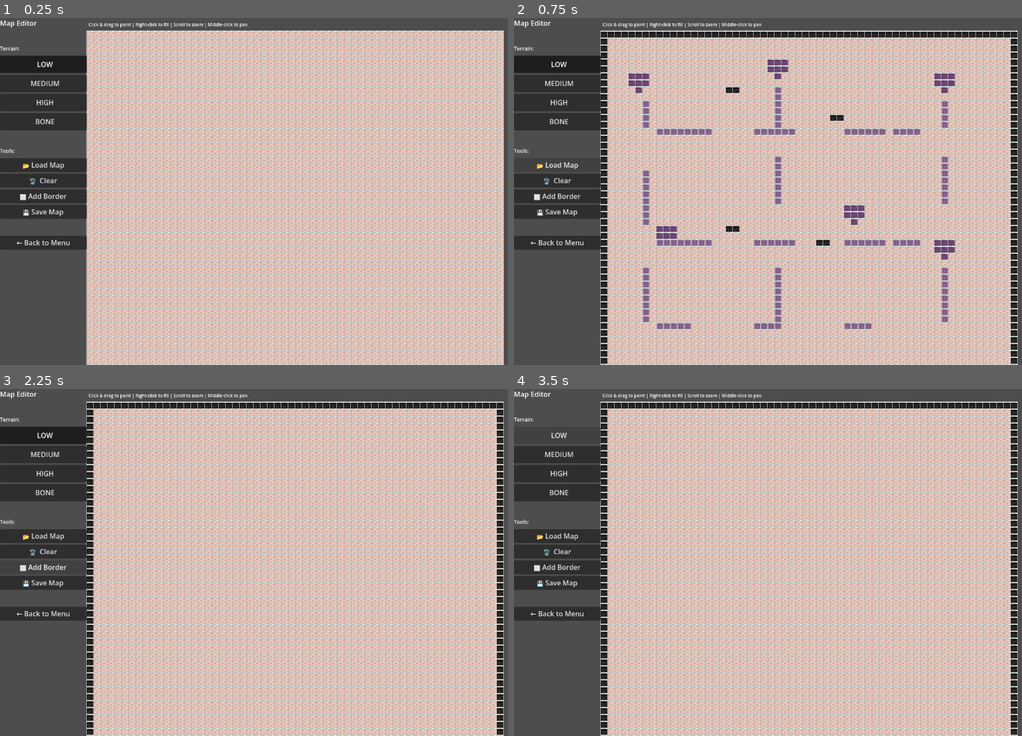
Above: before the commit, frames 1-4 (two rows, left to right).
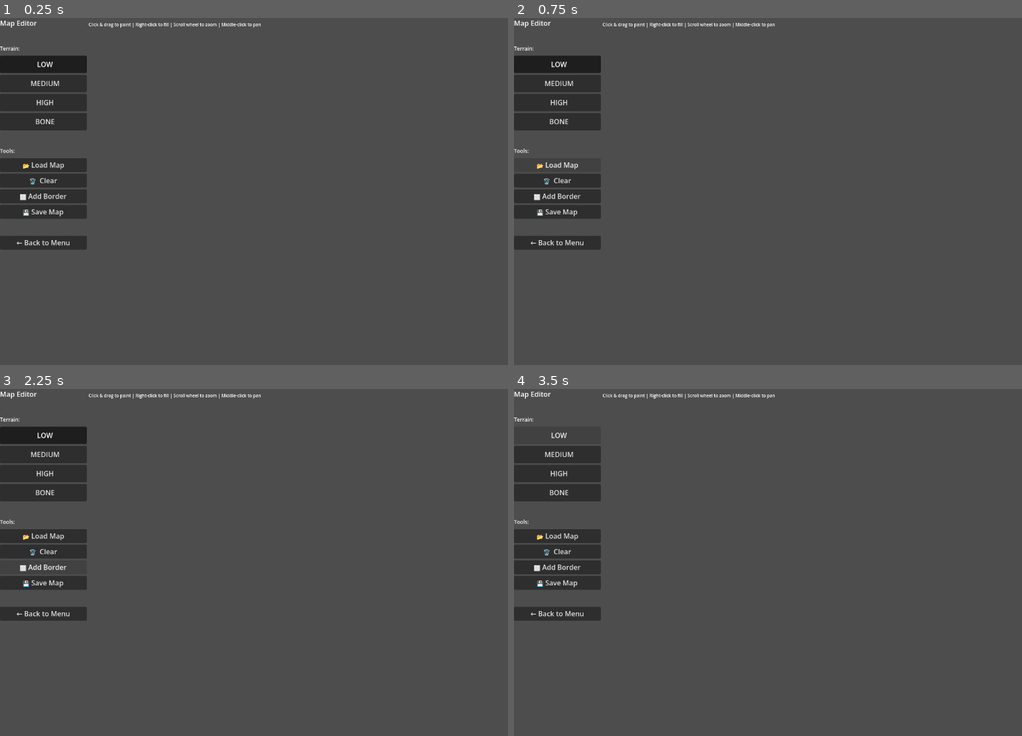
Above: after the commit, the same moments.

Repository: Habitas-Games/nano-bot
Game: Godot game, scene res://scenes/map_editor_scene.tscn
Same seed, same stepped clock (60 frames per second), same inputs: the game is played once before the commit and once after it. This scene is started directly instead of the project's main scene.
Inputs:
- Up to frame 1 (0.25 s): no input
- Up to frame 2 (0.75 s): click "📂 Load Map" at 0.5 s
- Up to frame 3 (2.25 s): click "🗑️ Clear" at 1.25 s; click "⬜ Add Border" at 2 s
- Up to frame 4 (3.5 s): click "LOW" at 2.75 s

The runs differ from the first frame. In frame 1, 79% of the frame differs, in the area x 16-100%, y 1-100%; in frame 2, 79%; in frame 3, 79%; in frame 4, 79%.

Commit message:
Add ScrollContainer to map editor for full map visibility
CHANGES:
- Added ScrollContainer to hold the canvas
- Canvas is a separate Control that handles drawing
- Canvas size adjusts to map size + zoom level
- Auto scrollbars appear when map is larger than viewport
- Pan with middle-click now uses scroll position
- All drawing happens on child canvas Control

BENEFITS:
✓ See entire map with scrollbars
✓ Zoom affects canvas size
✓ No more missing map edges
✓ Smooth scrolling
✓ Better input handling

Usage:
- Scroll wheel: zoom in/out
- Middle-click & drag: pan around
- Scrollbars: navigate large maps

Co-Authored-By: Claude Sonnet 4.6 <noreply@anthropic.com>

Diff:
--- a/src/ui/map_editor/map_editor.gd
+++ b/src/ui/map_editor/map_editor.gd
@@ -11,13 +11,14 @@
 var selected_density: String = "low"
 
 var zoom: float = 1.0
-var pan: Vector2 = Vector2.ZERO
 var is_panning: bool = false
 var pan_start: Vector2 = Vector2.ZERO
 var is_painting: bool = false
 var last_painted_pos: Vector2 = Vector2.ZERO
 
 var sprites: Dictionary = {}
+var canvas: Control
+var scroll_container: ScrollContainer
 
 func _ready() -> void:
 	_load_sprites()
@@ -134,9 +135,149 @@
 	canvas_section.add_child(status_container)
 
 	var status_label_left := Label.new()
-	status_label_left.text = "Click & drag to paint | Right-click to fill | Scroll to zoom | Middle-click to pan"
+	status_label_left.text = "Click & drag to paint | Right-click to fill | Scroll wheel to zoom | Middle-click to pan"
 	status_label_left.add_theme_font_size_override("font_size", 10)
 	status_container.add_child(status_label_left)
+
+	# ScrollContainer for canvas
+	scroll_container = ScrollContainer.new()
+	scroll_container.horizontal_scroll_mode = ScrollContainer.SCROLL_MODE_AUTO
+	scroll_container.vertical_scroll_mode = ScrollContainer.SCROLL_MODE_AUTO
+	canvas_section.add_child(scroll_container)
+
+	# Canvas Control for drawing
+	canvas = Control.new()
+	canvas.custom_minimum_size = Vector2(map_width * TILE_SIZE + 100, map_height * TILE_SIZE + 100)
+	canvas.draw.connect(_on_canvas_draw)
+	canvas.gui_input.connect(_on_canvas_input)
+	scroll_container.add_child(canvas)
+
+func _on_canvas_draw() -> void:
+	for y in range(map_height):
+		for x in range(map_width):
+			var screen_pos = Vector2(x, y) * TILE_SIZE
+			var screen_size = TILE_SIZE
+
+			var density = grid[y][x]
+			var color = Color.WHITE
+
+			match density:
+				"low":
+					color = Color(0.8, 0.6, 0.6)
+				"medium":
+					color = Color(0.7, 0.5, 0.7)
+				"high":
+					color = Color(0.5, 0.2, 0.5)
+				"bone":
+					color = Color(0.2, 0.2, 0.2)
+
+			if sprites.get(density) != null:
+				canvas.draw_set_transform(screen_pos, 0, Vector2(1, 1))
+				canvas.draw_texture(sprites[density], Vector2.ZERO)
+				canvas.draw_set_transform(Vector2.ZERO, 0, Vector2.ONE)
+			else:
+				var rect = Rect2(screen_pos, Vector2(screen_size, screen_size))
+				canvas.draw_rect(rect, color)
+
+			var rect = Rect2(screen_pos, Vector2(screen_size, screen_size))
+			canvas.draw_rect(rect, Color.GRAY, false, 1.0)
+
+func _on_canvas_input(event: InputEvent) -> void:
+	if event is InputEventMouseButton:
+		if event.button_index == MOUSE_BUTTON_WHEEL_UP:
+			zoom = min(zoom + 0.2, 3.0)
+			_update_canvas_size()
+			canvas.queue_redraw()
+			get_tree().root.set_input_as_handled()
+			return
+		elif event.button_index == MOUSE_BUTTON_WHEEL_DOWN:
+			zoom = max(zoom - 0.2, 0.5)
+			_update_canvas_size()
+			canvas.queue_redraw()
+			get_tree().root.set_input_as_handled()
+			return
+		elif event.button_index == MOUSE_BUTTON_MIDDLE and event.pressed:
+			is_panning = true
+			pan_start = event.position
+			return
+		elif event.button_index == MOUSE_BUTTON_MIDDLE and not event.pressed:
+			is_panning = false
+			return
+
+	if event is InputEventMouseMotion and is_panning:
+		var delta = event.position - pan_start
+		scroll_container.scroll_horizontal -= int(delta.x)
+		scroll_container.scroll_vertical -= int(delta.y)
+		pan_start = event.position
+		return
+
+	if event is InputEventMouseMotion and is_painting:
+		_paint_line(last_painted_pos, event.position)
+		last_painted_pos = event.position
+		canvas.queue_redraw()
+		return
+
+	if event is InputEventMouseButton:
+		if event.button_index == MOUSE_BUTTON_LEFT:
+			if event.pressed:
+				is_painting = true
+				last_painted_pos = event.position
+				_paint_at(event.position)
+				canvas.queue_redraw()
+			else:
+				is_painting = false
+		elif event.button_index == MOUSE_BUTTON_RIGHT and event.pressed:
+			var grid_pos = event.position / TILE_SIZE
+			var x = int(grid_pos.x)
+			var y = int(grid_pos.y)
+
+			if x >= 0 and x < map_width and y >= 0 and y < map_height:
+				_flood_fill(x, y, grid[y][x])
+				canvas.queue_redraw()
+
+func _update_canvas_size() -> void:
+	canvas.custom_minimum_size = Vector2(map_width * TILE_SIZE * zoom + 100, map_height * TILE_SIZE * zoom + 100)
+
+func _paint_at(screen_pos: Vector2) -> void:
+	var grid_pos = screen_pos / TILE_SIZE
+	var x = int(grid_pos.x)
+	var y = int(grid_pos.y)
+
+	if x >= 0 and x < map_width and y >= 0 and y < map_height:
+		grid[y][x] = selected_density
+
+func _paint_line(from_pos: Vector2, to_pos: Vector2) -> void:
+	var start_grid = from_pos / TILE_SIZE
+	var end_grid = to_pos / TILE_SIZE
+
+	var x0 = int(start_grid.x)
+	var y0 = int(start_grid.y)
+	var x1 = int(end_grid.x)
+	var y1 = int(end_grid.y)
+
+	var dx = abs(x1 - x0)
+	var dy = abs(y1 - y0)
+	var sx = 1 if x1 > x0 else -1
+	var sy = 1 if y1 > y0 else -1
+	var err = dx - dy
+
+	var x = x0
+	var y = y0
+
+	while true:
+		if x >= 0 and x < map_width and y >= 0 and y < map_height:
+			grid[y][x] = selected_density
+
+		if x == x1 and y == y1:
+			break
+
+		var e2 = 2 * err
+		if e2 > -dy:
+			err -= dy
+			x += sx
+		if e2 < dx:
+			err += dx
+			y += sy
 
 func _init_grid() -> void:
 	grid.clear()
@@ -146,135 +287,9 @@
 			row.append("low")
 		grid.append(row)
 
-func _input(event: InputEvent) -> void:
-	if event is InputEventMouseButton:
-		if event.button_index == MOUSE_BUTTON_WHEEL_UP:
-			zoom = min(zoom + 0.2, 3.0)
-			queue_redraw()
-			get_tree().root.set_input_as_handled()
-			return
-		elif event.button_index == MOUSE_BUTTON_WHEEL_DOWN:
-			zoom = max(zoom - 0.2, 0.5)
-			queue_redraw()
-			get_tree().root.set_input_as_handled()
-			return
-		elif event.button_index == MOUSE_BUTTON_MIDDLE and event.pressed:
-			is_panning = true
-			pan_start = get_local_mouse_position()
-			return
-		elif event.button_index == MOUSE_BUTTON_MIDDLE and not event.pressed:
-			is_panning = false
-			return
-
-	if event is InputEventMouseMotion and is_panning:
-		var delta = get_local_mouse_position() - pan_start
-		pan += delta
-		pan_start = get_local_mouse_position()
-		queue_redraw()
-		return
-
-	if event is InputEventMouseMotion and is_painting:
-		_paint_line(last_painted_pos, event.position)
-		last_painted_pos = event.position
-		queue_redraw()
-		return
-
-	if event is InputEventMouseButton:
-		if event.button_index == MOUSE_BUTTON_LEFT:
-			if event.pressed:
-				is_painting = true
-				last_painted_pos = event.position
-				_paint_at(event.position)
-				queue_redraw()
-			else:
-				is_painting = false
-		elif event.button_index == MOUSE_BUTTON_RIGHT and event.pressed:
-			var local_pos = get_local_mouse_position() - Vector2(200, 30)
-			var grid_pos = (local_pos - pan) / (TILE_SIZE * zoom)
-			var x = int(grid_pos.x)
-			var y = int(grid_pos.y)
-
-			if x >= 0 and x < map_width and y >= 0 and y < map_height:
-				_flood_fill(x, y, grid[y][x])
-				queue_redraw()
-
-func _paint_at(screen_pos: Vector2) -> void:
-	var local_pos = screen_pos - Vector2(200, 30)
-	var grid_pos = (local_pos - pan) / (TILE_SIZE * zoom)
-	var x = int(grid_pos.x)
-	var y = int(grid_pos.y)
-
-	if x >= 0 and x < map_width and y >= 0 and y < map_height:
-		grid[y][x] = selected_density
-
-func _paint_line(from_pos: Vector2, to_pos: Vector2) -> void:
-	var start_local = from_pos - Vector2(200, 30)
-	var end_local = to_pos - Vector2(200, 30)
-
-	var start_grid = (start_local - pan) / (TILE_SIZE * zoom)
-	var end_grid = (end_local - pan) / (TILE_SIZE * zoom)
-
-	var x0 = int(start_grid.x)
-	var y0 = int(start_grid.y)
-	var x1 = int(end_grid.x)
-	var y1 = int(end_grid.y)
-
-	var dx = abs(x1 - x0)
-	var dy = abs(y1 - y0)
-	var sx = 1 if x1 > x0 else -1
-	var sy = 1 if y1 > y0 else -1
-	var err = dx - dy
-
-	var x = x0
-	var y = y0
-
-	while true:
-		if x >= 0 and x < map_width and y >= 0 and y < map_height:
-			grid[y][x] = selected_density
-
-		if x == x1 and y == y1:
-			break
-
-		var e2 = 2 * err
-		if e2 > -dy:
-			err -= dy
-			x += sx
-		if e2 < dx:
-			err += dx
-			y += sy
-
-func _flood_fill(start_x: int, start_y: int, target: String) -> void:
-	if start_x < 0 or start_x >= map_width or start_y < 0 or start_y >= map_height:
-		return
-
-	var stack: Array = [[start_x, start_y]]
-	var visited: Array = []
-	var count = 0
-
-	while stack.size() > 0 and count < 10000:
-		count += 1
-		var pos = stack.pop_back()
-		var x = pos[0]
-		var y = pos[1]
-
-		if x < 0 or x >= map_width or y < 0 or y >= map_height:
-			continue
-		if [x, y] in visited:
-			continue
-		if grid[y][x] != target:
-			continue
-
-		visited.append([x, y])
-		grid[y][x] = selected_density
-
-		stack.append([x + 1, y])
-		stack.append([x - 1, y])
-		stack.append([x, y + 1])
-		stack.append([x, y - 1])
-
 func _clear_map() -> void:
 	_init_grid()
-	queue_redraw()
+	canvas.queue_redraw()
 
 func _add_border() -> void:
 	for x in range(map_width):
@@ -283,7 +298,7 @@
 	for y in range(map_height):
 		grid[y][0] = "bone"
 		grid[y][map_width - 1] = "bone"
-	queue_redraw()
+	canvas.queue_redraw()
 
 func _load_map() -> void:
 	var dir = DirAccess.open("res://maps/")
@@ -317,7 +332,8 @@
 				if x >= 0 and x < map_width and y >= 0 and y < map_height:
 					grid[y][x] = cell.get("density", "low")
 
-		queue_redraw()
+		_update_canvas_size()
+		canvas.queue_redraw()
 
 func _save_map() -> void:
 	var cells: Array = []
@@ -349,33 +365,31 @@
 	var file = FileAccess.open("user://custom_map.json", FileAccess.WRITE)
 	file.store_string(JSON.stringify(map_data))
 
-func _draw() -> void:
-	# Draw grid with sprites
-	for y in range(map_height):
-		for x in range(map_width):
-			var screen_pos = Vector2(200, 30) + pan + Vector2(x, y) * TILE_SIZE * zoom
-			var screen_size = TILE_SIZE * zoom
-
-			var density = grid[y][x]
-			var color = Color.WHITE
-
-			match density:
-				"low":
-					color = Color(0.8, 0.6, 0.6)
-				"medium":
-					color = Color(0.7, 0.5, 0.7)
-				"high":
-					color = Color(0.5, 0.2, 0.5)
-				"bone":
-					color = Color(0.2, 0.2, 0.2)
-
-			if sprites.get(density) != null:
-				draw_set_transform(screen_pos, 0, Vector2(zoom, zoom))
-				draw_texture(sprites[density], Vector2.ZERO)
-				draw_set_transform(Vector2.ZERO, 0, Vector2.ONE)
-			else:
-				var rect = Rect2(screen_pos, Vector2(screen_size, screen_size))
-				draw_rect(rect, color)
-
-			var rect = Rect2(screen_pos, Vector2(screen_size, screen_size))
-			draw_rect(rect, Color.GRAY, false, 1.0)
+func _flood_fill(start_x: int, start_y: int, target: String) -> void:
+	if start_x < 0 or start_x >= map_width or start_y < 0 or start_y >= map_height:
+		return
+
+	var stack: Array = [[start_x, start_y]]
+	var visited: Array = []
+	var count = 0
+
+	while stack.size() > 0 and count < 10000:
+		count += 1
+		var pos = stack.pop_back()
+		var x = pos[0]
+		var y = pos[1]
+
+		if x < 0 or x >= map_width or y < 0 or y >= map_height:
+			continue
+		if [x, y] in visited:
+			continue
+		if grid[y][x] != target:
+			continue
+
+		visited.append([x, y])
+		grid[y][x] = selected_density
+
+		stack.append([x + 1, y])
+		stack.append([x - 1, y])
+		stack.append([x, y + 1])
+		stack.append([x, y - 1])
